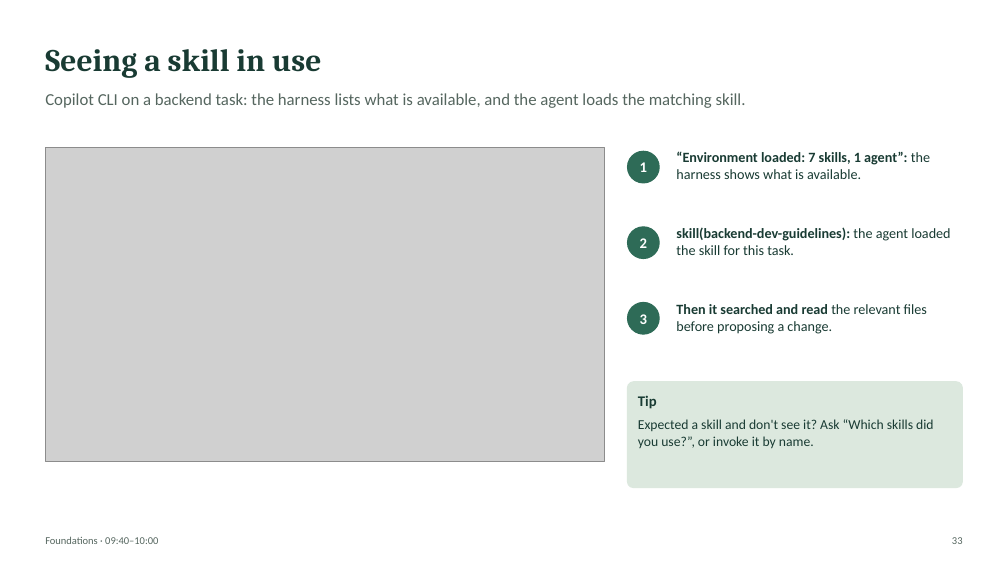
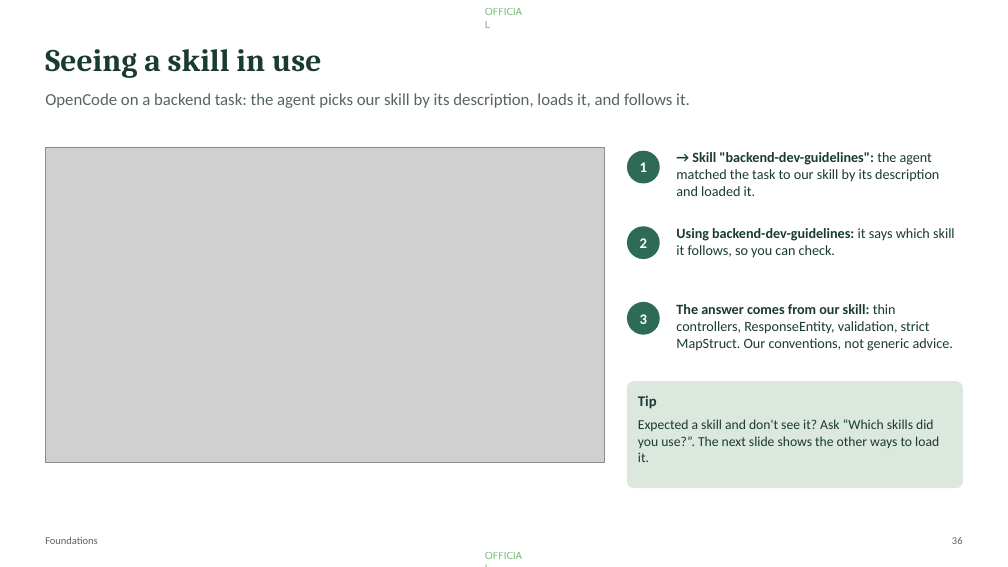
Before and after one commit to Moshe36/ai-developer-toolkit, a slide deck: slide 36 of workshop/agentic-workshop.pptx (slide 33 before the commit). Drawn at 1008x567 pixels with LibreOffice and Linux fonts; fonts in the diff are those of the drawing; grey boxes stand for pictures. Boxes give left, top, right and bottom in pixels: in the first picture for what was removed or moved away, otherwise in the second. Text is boxed around its words. In the diff, an @@ line names an element or a change of style, - is before the commit and + after.

```diff
--- a/workshop/agentic-workshop.pptx
+++ b/workshop/agentic-workshop.pptx
@@ text added at bbox=[485, 5, 526, 18], 10 pt, text #008000 at 50% opacity @@
+OFFICIAL
@@ text at bbox=[45, 93, 690, 108]: text changed @@
-Copilot CLI on a backend task: the harness lists what is available, and the agent loads the matching skill.
+OpenCode on a backend task: the agent picks our skill by its description, loads it, and follows it.
@@ text at bbox=[676, 152, 939, 196]: text changed; bold off @@
-“Environment loaded: 7 skills, 1 agent”: the harness shows what is available.
+→ Skill "backend-dev-guidelines": the agent matched the task to our skill by its description and loaded it.
@@ text at bbox=[676, 228, 955, 258]: text changed @@
-skill(backend-dev-guidelines): the agent loaded the skill for this task.
+Using backend-dev-guidelines: it says which skill it follows, so you can check.
@@ text at bbox=[676, 304, 953, 351]: text changed @@
-Then it searched and read the relevant files before proposing a change.
+The answer comes from our skill: thin controllers, ResponseEntity, validation, strict MapStruct. Our conventions, not generic advice.
@@ text at bbox=[638, 419, 939, 462]: text changed @@
-Expected a skill and don't see it? Ask “Which skills did you use?”, or invoke it by name.
+Expected a skill and don't see it? Ask “Which skills did you use?”. The next slide shows the other ways to load it.
@@ text at bbox=[45, 536, 98, 544]: text changed @@
-Foundations · 09:40–10:00
+Foundations
@@ text added at bbox=[485, 549, 526, 562], 10 pt, text #008000 at 50% opacity @@
+OFFICIAL
```
Also in this commit, not shown: 73 other slides changed, 5 slides added, 1 slide removed, 28 other files.
